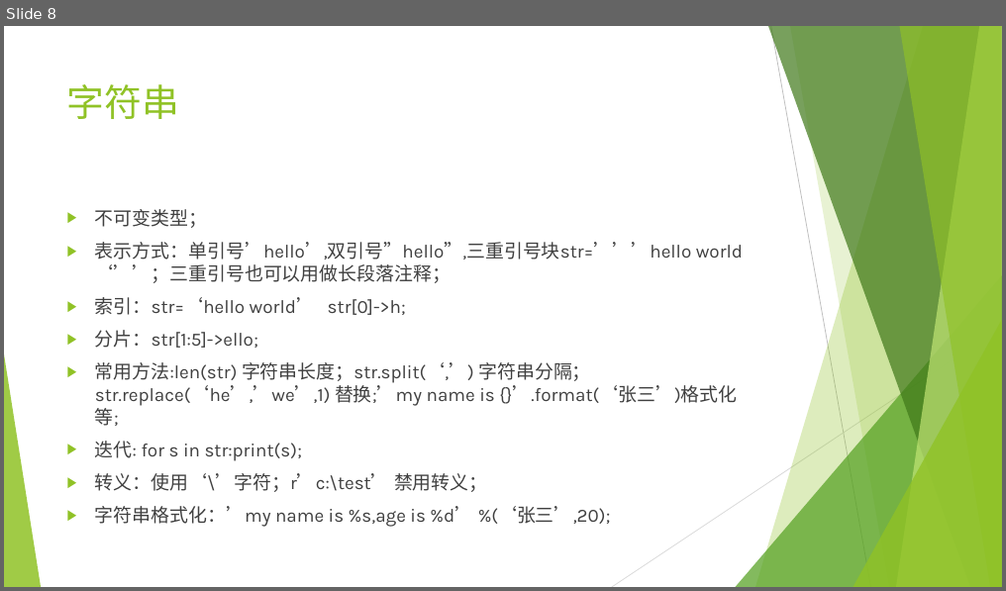
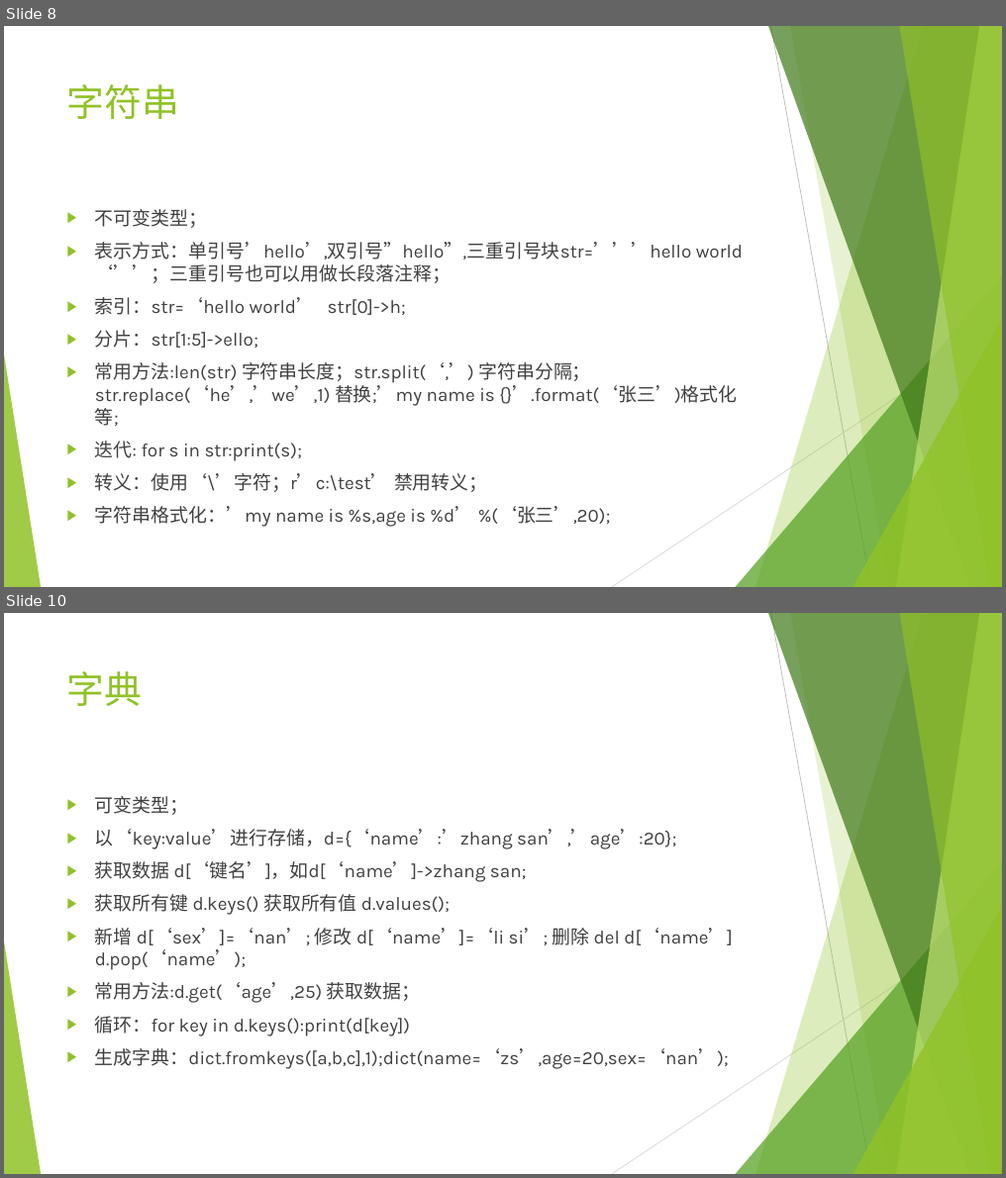
Before and after one commit to mrzhangs1015916/LearnPython, a slide deck: python.pptx. Shown one above the other, each under a label of ours: slide 8 before the commit, slides 8 and 10 after it; the slides between them are not shown. The pictures are 1006x591 and 1006x1178 pixels, drawn with LibreOffice and Linux fonts; fonts in the diff are those of the drawing. Boxes give left, top, right and bottom in pixels: in the first picture for what was removed or moved away, otherwise in the second. Text is boxed around its words. In the diff, an @@ line names an element or a change of style, - is before the commit and + after.

```diff
--- a/python.pptx
+++ b/python.pptx
@@ slide 10 added at <box>4,613,1002,1174</box>, background #FFFFFF; not listed: 10 template elements that a slide beside it also shows @@
@@ title added at <box>67,671,143,706</box>, 36 pt, text #90C226 @@
+字典
@@ text added at <box>95,796,733,1069</box>, 18 pt, text #404040 @@
+▶ 可变类型；
+▶ 以‘key:value’进行存储，d={‘name’:’zhang san’,’age’:20};
+▶ 获取数据 d[‘键名’]，如d[‘name’]->zhang san;
+▶ 获取所有键 d.keys() 获取所有值 d.values();
+▶ 新增 d[‘sex’]=‘nan’; 修改 d[‘name’]=‘li si’; 删除 del d[‘name’] d.pop(‘name’);
+▶ 常用方法:d.get(‘age’,25) 获取数据；
+▶ 循环：for key in d.keys():print(d[key])
+▶ 生成字典：dict.fromkeys([a,b,c],1);dict(name=‘zs’,age=20,sex=‘nan’);
```
Also in this commit, not shown: 8 other slides added.
